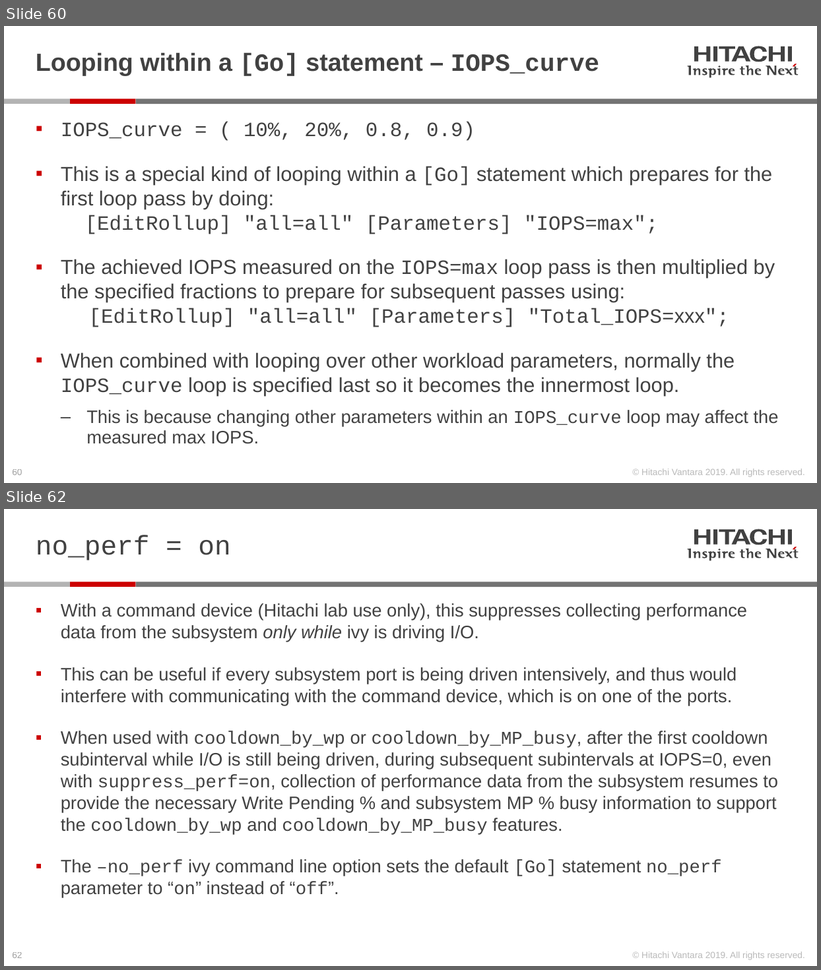
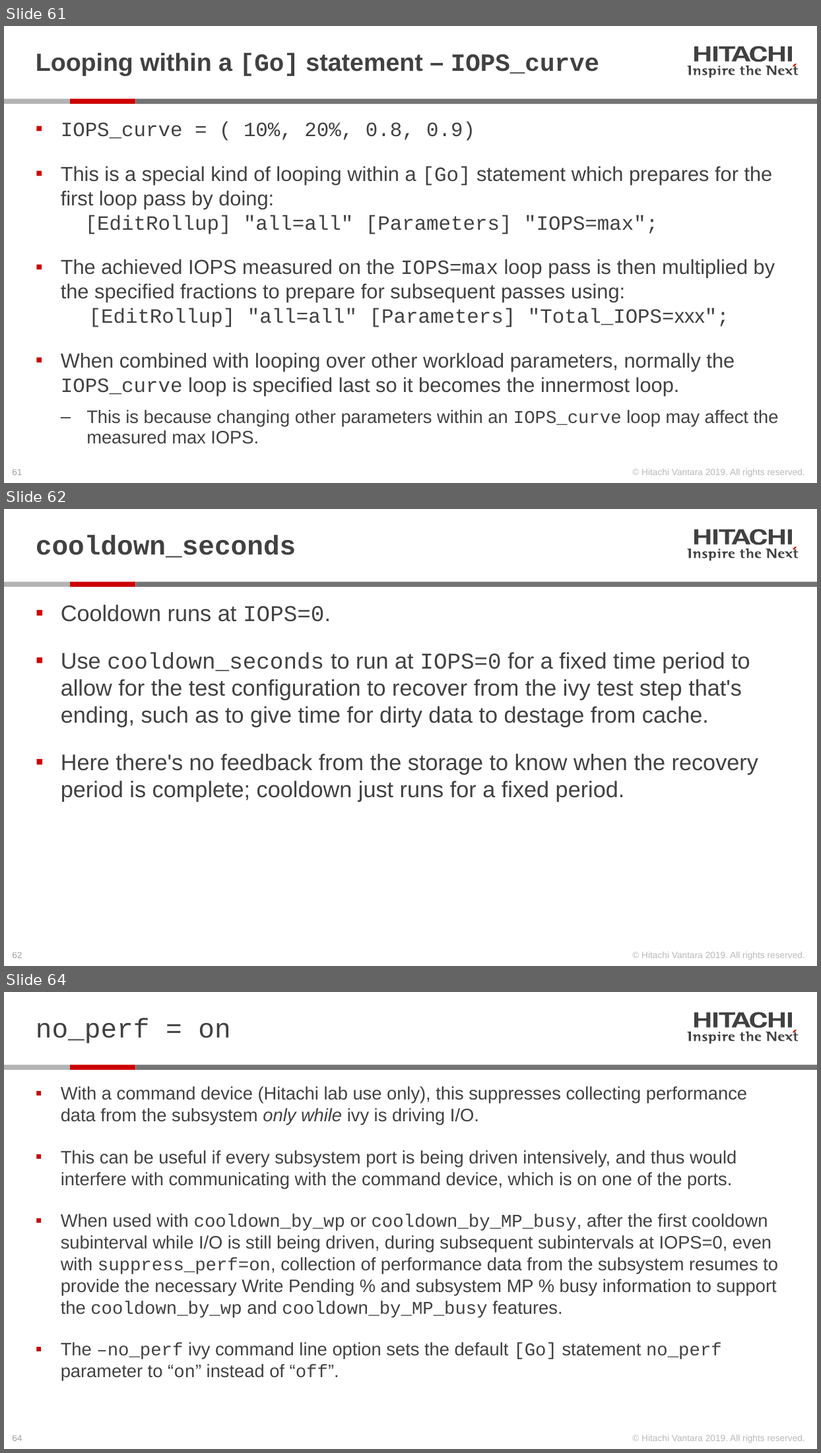
Before and after one commit to Hitachi-Data-Systems/ivy, a slide deck: doc/Programming the ivy engine.pptx. Shown one above the other, each under a label of ours: slides 60 and 62 before the commit, slides 61, 62 and 64 after it; the slides between them are not shown. The pictures are 821x970 and 821x1453 pixels, drawn with LibreOffice and Linux fonts; fonts in the diff are those of the drawing. Boxes give left, top, right and bottom in pixels: in the first picture for what was removed or moved away, otherwise in the second. Text is boxed around its words. In the diff, an @@ line names an element or a change of style, - is before the commit and + after.

Commit message:
forgot to add doc update for adding cooldown_seconds

```diff
--- a/doc/Programming the ivy engine.pptx
+++ b/doc/Programming the ivy engine.pptx
@@ slide 62 added at box(4, 509, 817, 966), background #FFFFFF; not listed: 28 template elements that a slide beside it also shows @@
@@ title added at box(36, 535, 296, 558), 24 pt, text #414141, bold @@
+cooldown_seconds
@@ text added at box(61, 605, 758, 802), 20 pt, text #414141 @@
+▪ Cooldown runs at IOPS=0.
+▪ Use cooldown_seconds to run at IOPS=0 for a fixed time period to allow for the test configuration to recover from the ivy test step that's ending, such as to give time for dirty data to destage from cache.
+▪ Here there's no feedback from the storage to know when the recovery period is complete; cooldown just runs for a fixed period.
@@ what was slide 60 is now slide 61 @@
@@ page number at box(12, 470, 22, 475): text changed @@
-60
+61
@@ what was slide 62 is now slide 64 @@
@@ page number at box(12, 1436, 22, 1441): text changed @@
-62
+64
```
Also in this commit, not shown: 13 slides changed, 2 other slides added, 1 slide removed, 1 other file.
